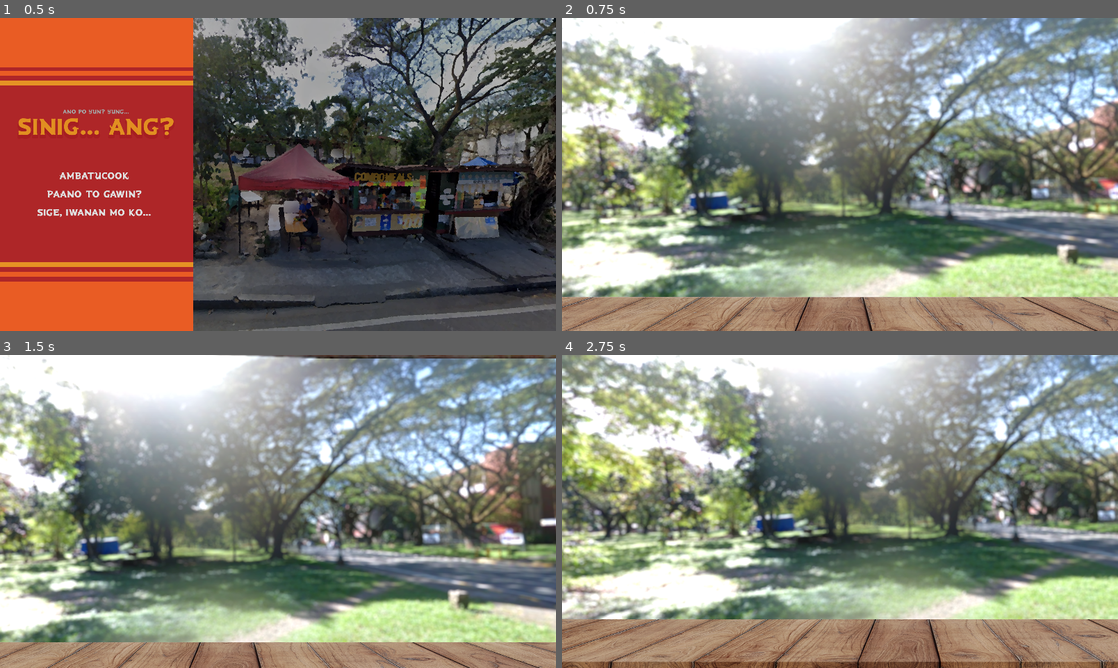
Above: before the commit, frames 1-4 (two rows, left to right).
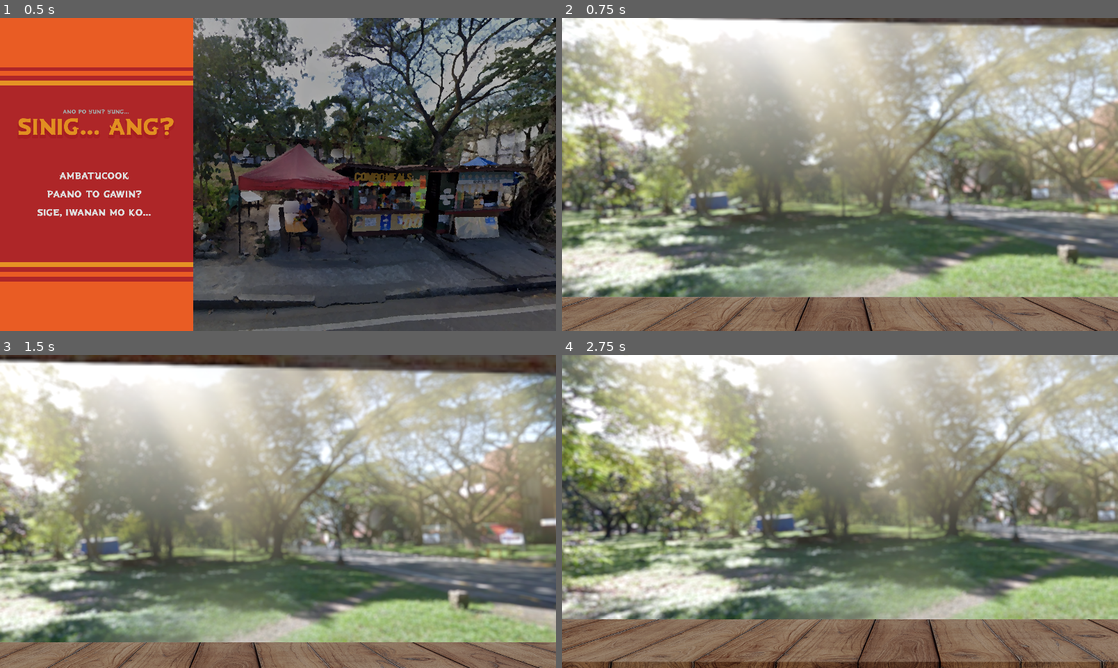
Above: after the commit, the same moments.

Repository: FlamingHerb/develup-chapter-1-quest
Game: Godot game, scene res://scenes/main_menu.tscn
Same seed, same stepped clock (60 frames per second), same inputs: the game is played once before the commit and once after it. The engine's default icon, where the game draws it, is replaced by a stand-in: a white triangle on a blue panel in a dark square. Sound files missing from this copy of the repository are replaced by a short silence.
Inputs (mouse positions are in pixels of both pictures, inside the frame that each line leads up to):
- Up to frame 1 (0.5 s): no input
- Up to frame 2 (0.75 s): click "Ambatucook" at 0.5 s
- Up to frame 3 (1.5 s): tap Enter at 1.25 s; move the mouse to (400, 495) at 1.27 s
- Up to frame 4 (2.75 s): move the mouse to (728, 527) at 2.02 s

Frame 1 is identical in both runs. In frame 2, 62% of the frame differs, in the area x 0-100%, y 0-100%; in frame 3, 63%; in frame 4, 64%.

Commit message:
feat: god rays (pls make the fucking game)

Diff:
--- a/graphics/game_main/env.tres
+++ b/graphics/game_main/env.tres
@@ -6,7 +6,6 @@
 glow_levels/3 = 0.0
 glow_levels/4 = 1.0
 glow_levels/7 = 1.0
-glow_intensity = 1.6
-glow_strength = 0.88
+glow_strength = 1.08
 glow_bloom = 0.08
 glow_blend_mode = 0
--- a/scenes/game_main.tscn
+++ b/scenes/game_main.tscn
@@ -1,17 +1,34 @@
-[gd_scene load_steps=7 format=3 uid="uid://b8ww0a1pvgtar"]
+[gd_scene load_steps=10 format=3 uid="uid://b8ww0a1pvgtar"]
 
 [ext_resource type="Script" path="res://scripts/game_main.gd" id="1_3ull0"]
 [ext_resource type="Texture2D" uid="uid://dtwqh87n4gtbd" path="res://graphics/game_main/background.png" id="2_uem3c"]
 [ext_resource type="Script" path="res://scripts/game_main/camera_2d.gd" id="3_ftt30"]
+[ext_resource type="Shader" path="res://scripts/game_main/godray.gdshader" id="3_ro3qx"]
 [ext_resource type="Texture2D" uid="uid://bfsoyhgf0nemq" path="res://graphics/game_main/counter_top.png" id="4_a3qep"]
+[ext_resource type="Texture2D" uid="uid://d01n4yb18q3yq" path="res://icon.svg" id="4_sjphd"]
 [ext_resource type="Texture2D" uid="uid://ckb1mbjv0u5bp" path="res://graphics/game_main/counter_top_top.png" id="5_ehdg0"]
 [ext_resource type="Environment" uid="uid://2b06qi8mpq8e" path="res://graphics/game_main/env.tres" id="5_t62qh"]
+
+[sub_resource type="ShaderMaterial" id="ShaderMaterial_rmqom"]
+shader = ExtResource("3_ro3qx")
+shader_parameter/angle = -0.3
+shader_parameter/position = -0.2
+shader_parameter/spread = 0.96
+shader_parameter/cutoff = -0.019
+shader_parameter/falloff = 0.636
+shader_parameter/edge_fade = 0.15
+shader_parameter/speed = 2.0
+shader_parameter/ray1_density = 8.0
+shader_parameter/ray2_density = 30.0
+shader_parameter/ray2_intensity = 0.3
+shader_parameter/color = Color(1, 0.9, 0.65, 0.8)
+shader_parameter/hdr = false
+shader_parameter/seed = 5.0
 
 [node name="GameMain" type="Node2D"]
 script = ExtResource("1_3ull0")
 
 [node name="Background" type="Sprite2D" parent="."]
-modulate = Color(1.2, 1.2, 1.2, 1)
 self_modulate = Color(1.1, 1.1, 1.1, 1)
 light_mask = 2
 visibility_layer = 2
@@ -19,10 +36,16 @@
 scale = Vector2(0.833333, 0.833333)
 texture = ExtResource("2_uem3c")
 
+[node name="GodRay" type="Sprite2D" parent="Background"]
+material = SubResource("ShaderMaterial_rmqom")
+position = Vector2(-1.19994, -236.4)
+scale = Vector2(14.9812, 9.25494)
+texture = ExtResource("4_sjphd")
+
 [node name="CounterRoof" type="Sprite2D" parent="Background"]
 self_modulate = Color(0.285969, 0.272194, 0.290561, 1)
-position = Vector2(-2.3999, -584.4)
-scale = Vector2(3.90757, 3.90757)
+position = Vector2(855.6, -640.8)
+scale = Vector2(7.33341, 7.33341)
 texture = ExtResource("5_ehdg0")
 
 [node name="CounterTop" type="Sprite2D" parent="Background"]
--- /dev/null
+++ b/scripts/game_main/godray.gdshader
@@ -0,0 +1,114 @@
+/*
+Shader from Godot Shaders - the free shader library.
+godotshaders.com/shader/god-rays
+
+Feel free to use, improve and change this shader according to your needs
+and consider sharing the modified result on godotshaders.com.
+
+https://godotshaders.com/shader/god-rays/
+
+*/
+
+shader_type canvas_item;
+
+uniform float angle = -0.3;
+uniform float position = -0.2;
+uniform float spread : hint_range(0.0, 1.0) = 0.5;
+uniform float cutoff : hint_range(-1.0, 1.0) = 0.1;
+uniform float falloff : hint_range(0.0, 1.0) = 0.2;
+uniform float edge_fade : hint_range(0.0, 1.0) = 0.15;
+
+
+uniform float speed = 1.0;
+uniform float ray1_density = 8.0;
+uniform float ray2_density = 30.0;
+uniform float ray2_intensity : hint_range(0.0, 1.0) = 0.3;
+
+uniform vec4 color : source_color = vec4(1.0, 0.9, 0.65, 0.8);
+
+uniform bool hdr = false;
+uniform float seed = 5.0;
+
+// Backward compatibility
+uniform sampler2D SCREEN_TEXTURE : hint_screen_texture, filter_linear_mipmap;
+
+// Random and noise functions from Book of Shader's chapter on Noise.
+float random(vec2 _uv) {
+   return fract(sin(dot(_uv.xy,
+                        vec2(12.9898, 78.233))) *
+       43758.5453123);
+}
+
+float noise (in vec2 uv) {
+   vec2 i = floor(uv);
+   vec2 f = fract(uv);
+
+   // Four corners in 2D of a tile
+   float a = random(i);
+   float b = random(i + vec2(1.0, 0.0));
+   float c = random(i + vec2(0.0, 1.0));
+   float d = random(i + vec2(1.0, 1.0));
+
+
+   // Smooth Interpolation
+
+   // Cubic Hermine Curve. Same as SmoothStep()
+   vec2 u = f * f * (3.0-2.0 * f);
+
+   // Mix 4 coorners percentages
+   return mix(a, b, u.x) +
+           (c - a)* u.y * (1.0 - u.x) +
+           (d - b) * u.x * u.y;
+}
+
+mat2 rotate(float _angle){
+   return mat2(vec2(cos(_angle), -sin(_angle)),
+               vec2(sin(_angle), cos(_angle)));
+}
+
+vec4 screen(vec4 base, vec4 blend){
+   return 1.0 - (1.0 - base) * (1.0 - blend);
+}
+
+void fragment()
+{
+
+   // Rotate, skew and move the UVs
+   vec2 transformed_uv = ( rotate(angle) * (UV - position) ) / ( (UV.y + spread) - (UV.y * spread) );
+
+   // Animate the ray according the the new transformed UVs
+   vec2 ray1 = vec2(transformed_uv.x * ray1_density + sin(TIME * 0.1 * speed) * (ray1_density * 0.2) + seed, 1.0);
+   vec2 ray2 = vec2(transformed_uv.x * ray2_density + sin(TIME * 0.2 * speed) * (ray1_density * 0.2) + seed, 1.0);
+
+   // Cut off the ray's edges
+   float cut = step(cutoff, transformed_uv.x) * step(cutoff, 1.0 - transformed_uv.x);
+   ray1 *= cut;
+   ray2 *= cut;
+
+   // Apply the noise pattern (i.e. create the rays)
+   float rays;
+
+   if (hdr){
+      // This is not really HDR, but check this to not clamp the two merged rays making
+      // their values go over 1.0. Can make for some nice effect
+      rays = noise(ray1) + (noise(ray2) * ray2_intensity);
+   }
+   else{
+      rays = clamp(noise(ray1) + (noise(ray2) * ray2_intensity), 0., 1.);
+   }
+
+   // Fade out edges
+   rays *= smoothstep(0.0, falloff, (1.0 - UV.y)); // Bottom
+   rays *= smoothstep(0.0 + cutoff, edge_fade + cutoff, transformed_uv.x); // Left
+   rays *= smoothstep(0.0 + cutoff, edge_fade + cutoff, 1.0 - transformed_uv.x); // Right
+
+   // Color to the rays
+   vec3 shine = vec3(rays) * color.rgb;
+
+   // Try different blending modes for a nicer effect. "Screen" is included in the code,
+   // but take a look at https://godotshaders.com/snippet/blending-modes/ for more.
+   // With "Screen" blend mode:
+   shine = screen(texture(SCREEN_TEXTURE, SCREEN_UV), vec4(color)).rgb;
+
+   COLOR = vec4(shine, rays * color.a);
+}
